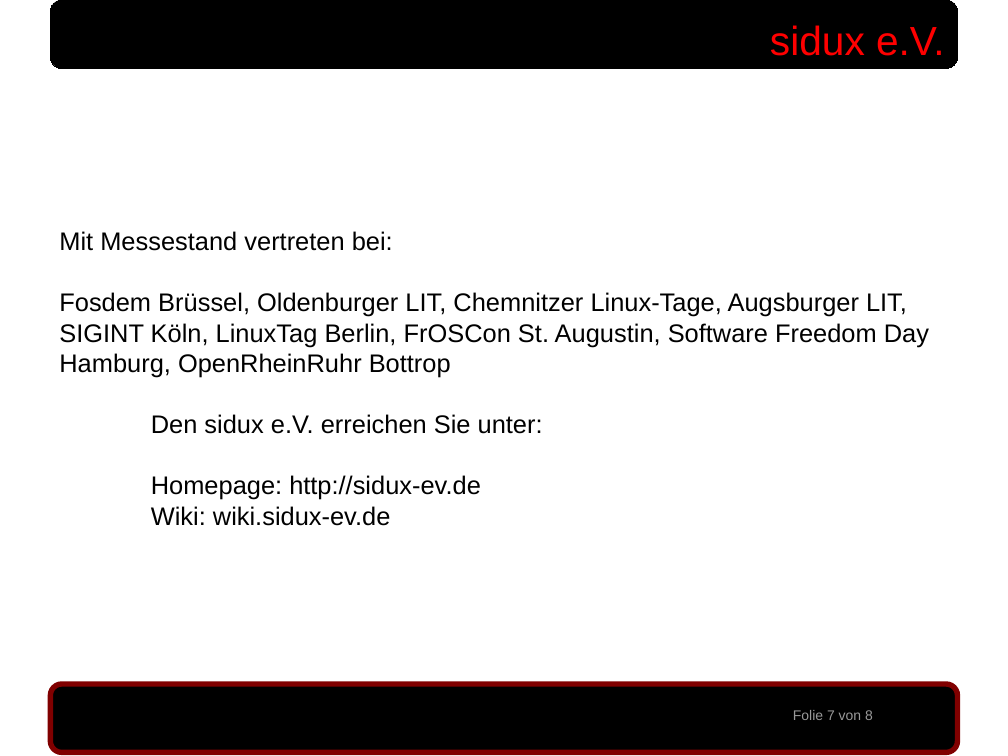
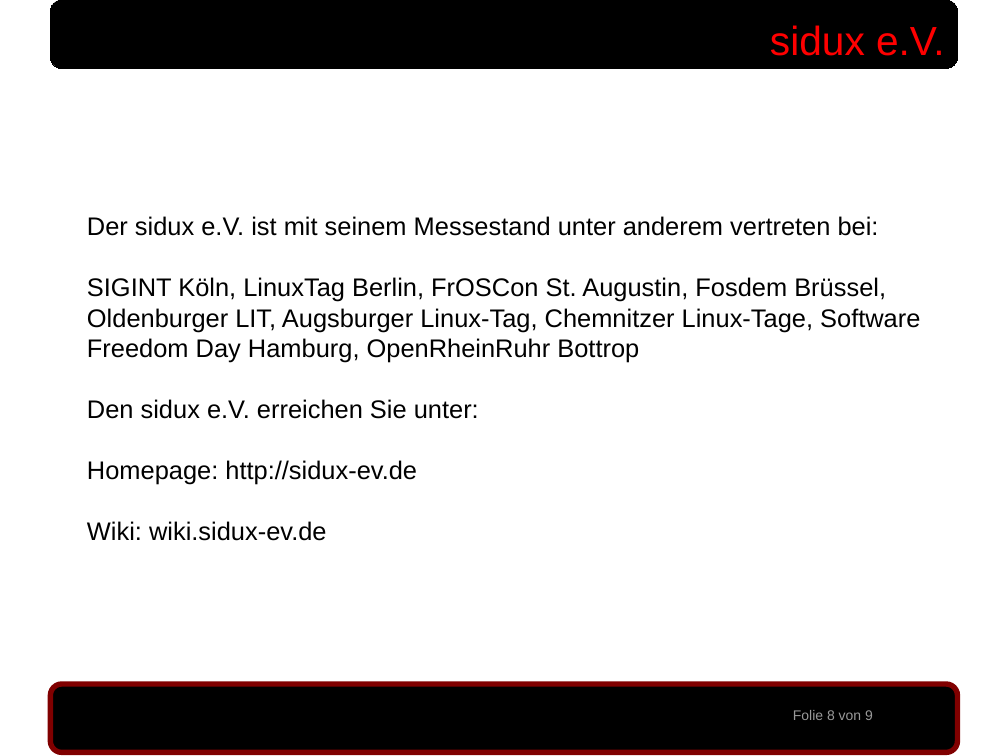
Before and after one commit to sidux-ev/praesentation, a slide deck: slide 8 of bin/sigint2010_koeln.odp (slide 7 before the commit). Drawn at 1008x756 pixels with LibreOffice and Linux fonts; fonts in the diff are those of the drawing; background and template pictures are left out. Boxes give left, top, right and bottom in pixels: in the first picture for what was removed or moved away, otherwise in the second. Text is boxed around its words. In the diff, an @@ line names an element or a change of style, - is before the commit and + after.

Commit message:
sigint2010 seiten-num. angepasst

```diff
--- a/bin/sigint2010_koeln.odp
+++ b/bin/sigint2010_koeln.odp
@@ text at (x1=87, y1=216, x2=920, y2=363): text changed @@
-Mit Messestand vertreten bei:
-Fosdem Brüssel, Oldenburger LIT, Chemnitzer Linux-Tage, Augsburger LIT, SIGINT Köln, LinuxTag Berlin, FrOSCon St. Augustin, Software Freedom Day Hamburg, OpenRheinRuhr Bottrop
+Der sidux e.V. ist mit seinem Messestand unter anderem vertreten bei:
+SIGINT Köln, LinuxTag Berlin, FrOSCon St. Augustin, Fosdem Brüssel, Oldenburger LIT, Augsburger Linux-Tag, Chemnitzer Linux-Tage, Software Freedom Day Hamburg, OpenRheinRuhr Bottrop
@@ text at (x1=793, y1=710, x2=873, y2=720): text changed @@
-Folie 7 von 8
+Folie 8 von 9
```
Also in this commit, not shown: 7 other slides changed, 1 slide added, 2 other files.
